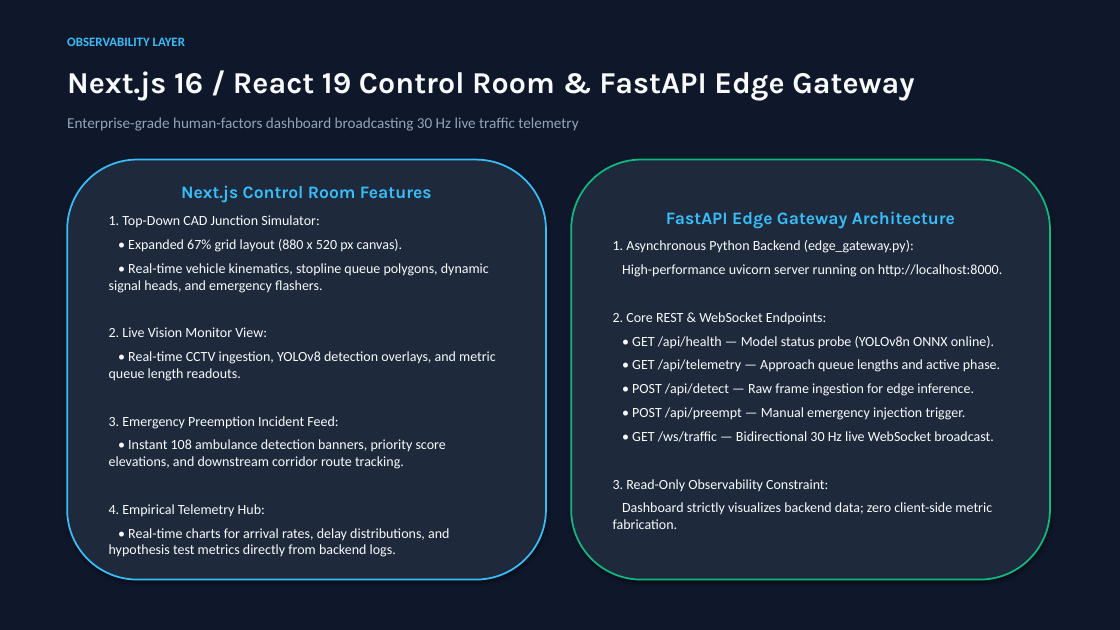
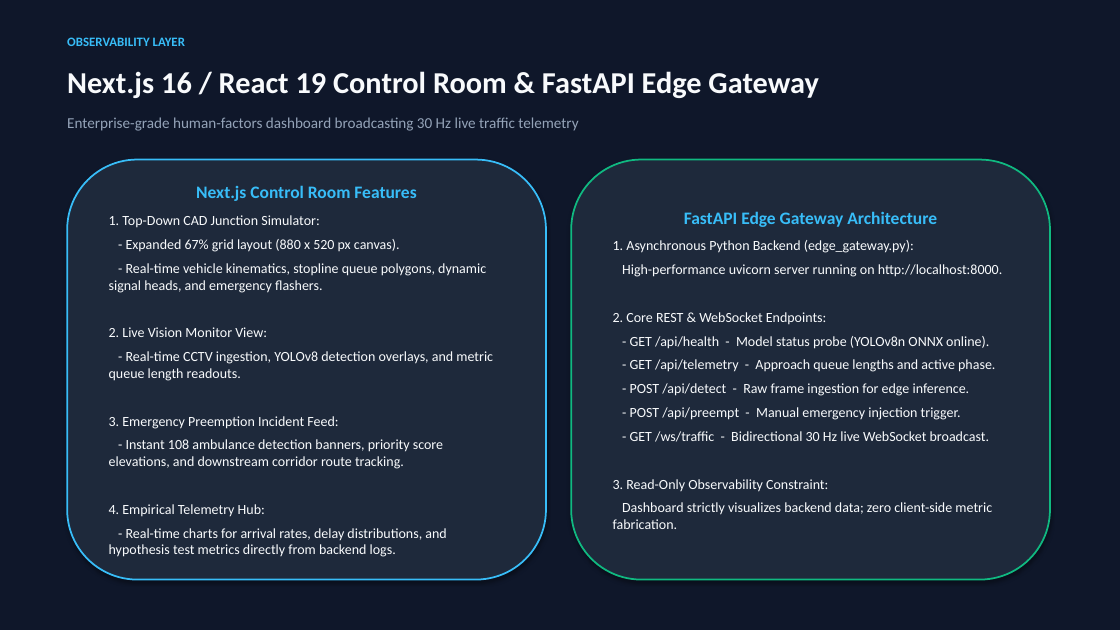
Before and after one commit to Devvaibhavpk/Kinetica, a slide deck: slide 9 of report/Kinetica_Project_Review_Presentation.pptx. Drawn at 1120x630 pixels with LibreOffice and Linux fonts; fonts in the diff are those of the drawing. Boxes give left, top, right and bottom in pixels: in the first picture for what was removed or moved away, otherwise in the second. Text is boxed around its words. In the diff, an @@ line names an element or a change of style, - is before the commit and + after.

```diff
--- a/report/Kinetica_Project_Review_Presentation.pptx
+++ b/report/Kinetica_Project_Review_Presentation.pptx
@@ text "Next.js 16 / React 19 ..." at [67, 71, 818, 98]: font Karla to Calibri @@
@@ text in rounded rectangle at [196, 185, 416, 201]: font Karla to Calibri in "Next.js Control Room Features" @@
@@ text in rounded rectangle at [109, 239, 486, 293]: text changed @@
-• Expanded 67% grid layout (880 x 520 px canvas).
-• Real-time vehicle kinematics, stopline queue polygons, dynamic signal heads, and emergency flashers.
+- Expanded 67% grid layout (880 x 520 px canvas).
+- Real-time vehicle kinematics, stopline queue polygons, dynamic signal heads, and emergency flashers.
@@ text in rounded rectangle at [684, 211, 937, 227]: font Karla to Calibri in "FastAPI Edge Gateway Architecture" @@
@@ text in rounded rectangle at [109, 351, 493, 381]: text changed @@
-• Real-time CCTV ingestion, YOLOv8 detection overlays, and metric queue length readouts.
+- Real-time CCTV ingestion, YOLOv8 detection overlays, and metric queue length readouts.
@@ text in rounded rectangle at [630, 336, 995, 442]: text changed @@
-• GET /api/health — Model status probe (YOLOv8n ONNX online).
-• GET /api/telemetry — Approach queue lengths and active phase.
-• POST /api/detect — Raw frame ingestion for edge inference.
-• POST /api/preempt — Manual emergency injection trigger.
-• GET /ws/traffic — Bidirectional 30 Hz live WebSocket broadcast.
+- GET /api/health - Model status probe (YOLOv8n ONNX online).
+- GET /api/telemetry - Approach queue lengths and active phase.
+- POST /api/detect - Raw frame ingestion for edge inference.
+- POST /api/preempt - Manual emergency injection trigger.
+- GET /ws/traffic - Bidirectional 30 Hz live WebSocket broadcast.
@@ text in rounded rectangle at [109, 439, 443, 469]: text changed @@
-• Instant 108 ambulance detection banners, priority score elevations, and downstream corridor route tracking.
+- Instant 108 ambulance detection banners, priority score elevations, and downstream corridor route tracking.
@@ text in rounded rectangle at [109, 528, 446, 557]: text changed @@
-• Real-time charts for arrival rates, delay distributions, and hypothesis test metrics directly from backend logs.
+- Real-time charts for arrival rates, delay distributions, and hypothesis test metrics directly from backend logs.
```
Also in this commit, not shown: 14 other slides changed, 42 other files.
